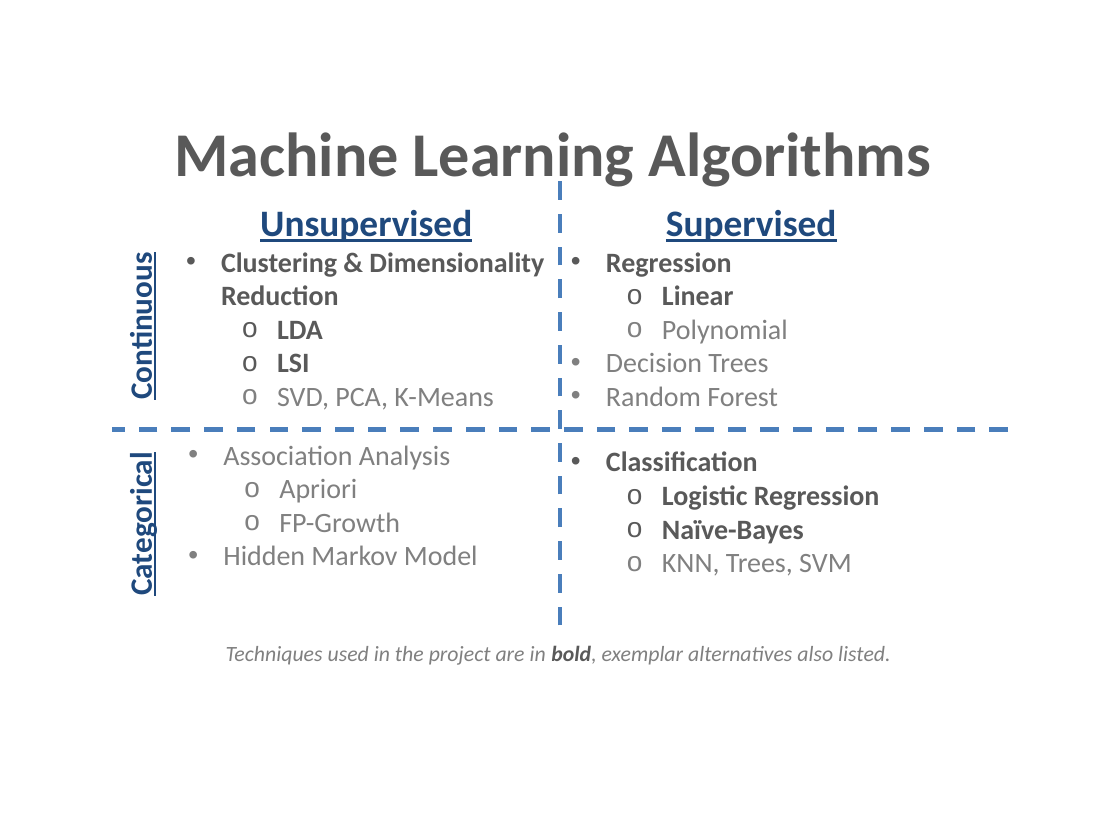
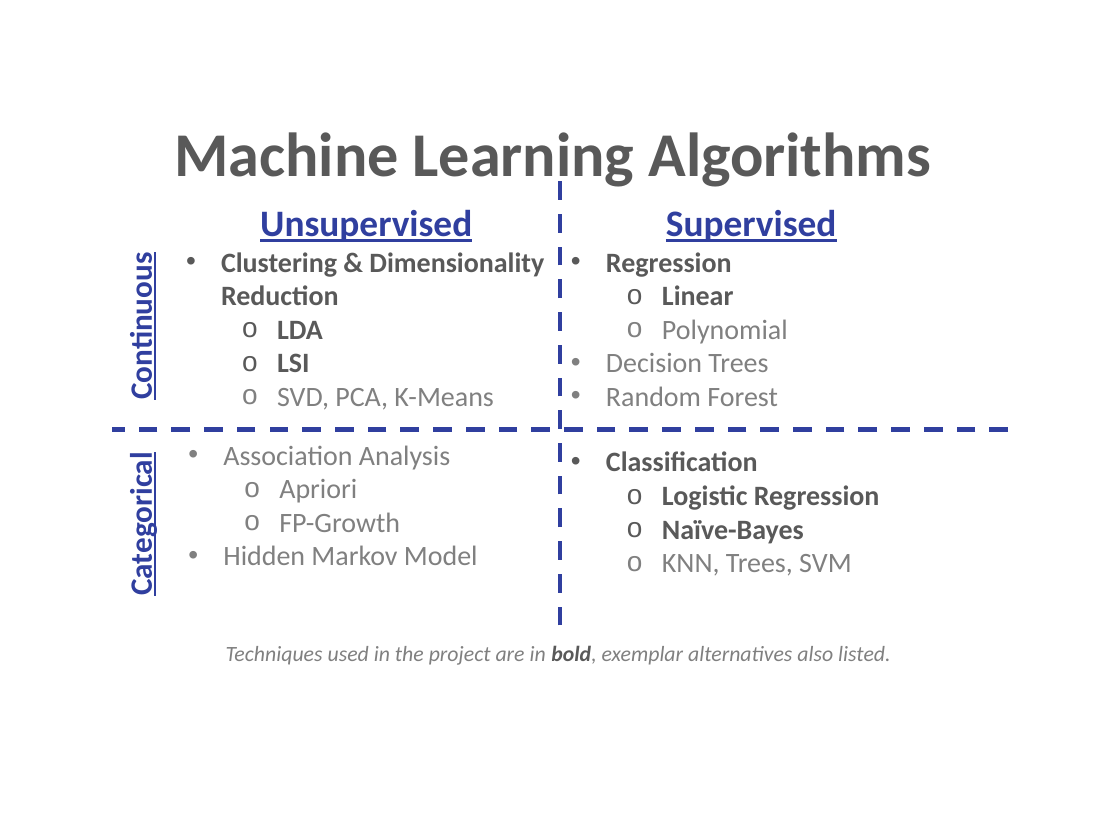
Before and after one commit to michaeljohns/lyrics-lab, a slide deck: slide 1 of viz/Machine_Learning_Algorithms_Used.pptx. Drawn at 1120x840 pixels with LibreOffice and Linux fonts; fonts in the diff are those of the drawing. Boxes give left, top, right and bottom in pixels: in the first picture for what was removed or moved away, otherwise in the second. Text is boxed around its words. In the diff, an @@ line names an element or a change of style, - is before the commit and + after.

```diff
--- a/viz/Machine_Learning_Algorithms_Used.pptx
+++ b/viz/Machine_Learning_Algorithms_Used.pptx
@@ line (560, 625) - (560, 177): stroke #4B7EBC 3 pt dashed to #303F9F 3 pt dashed @@
@@ text "Unsupervised" at box(221, 252, 544, 409): text colour #1F497D to #303F9F in "Unsupervised" @@
@@ text at box(666, 209, 836, 242): text colour #1F497D to #303F9F in "Supervised" @@
@@ text "Continuous" at box(122, 266, 160, 395): text colour #1F497D to #303F9F @@
@@ line (1008, 429) - (112, 429): stroke #4B7EBC 3 pt dashed to #303F9F 3 pt dashed @@
@@ text "Categorical" at box(122, 466, 160, 592): text colour #1F497D to #303F9F @@
```
Also in this commit, not shown: 11 other files.
